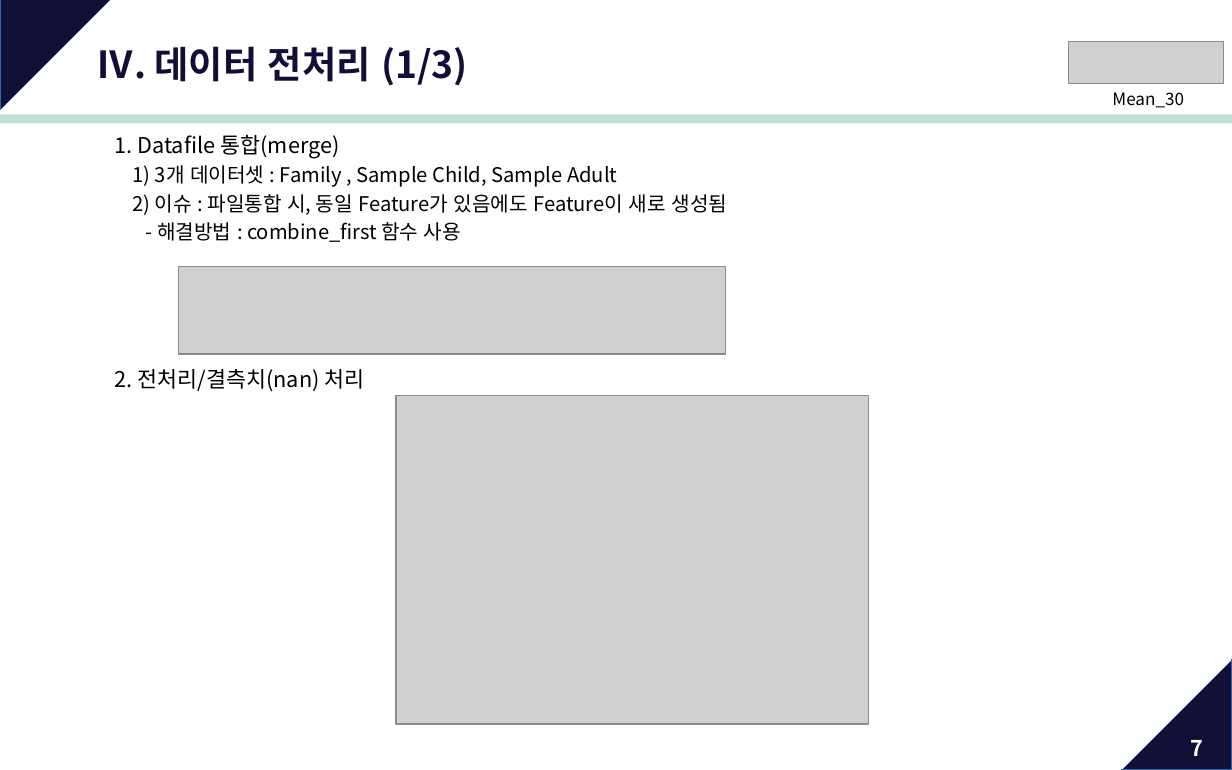
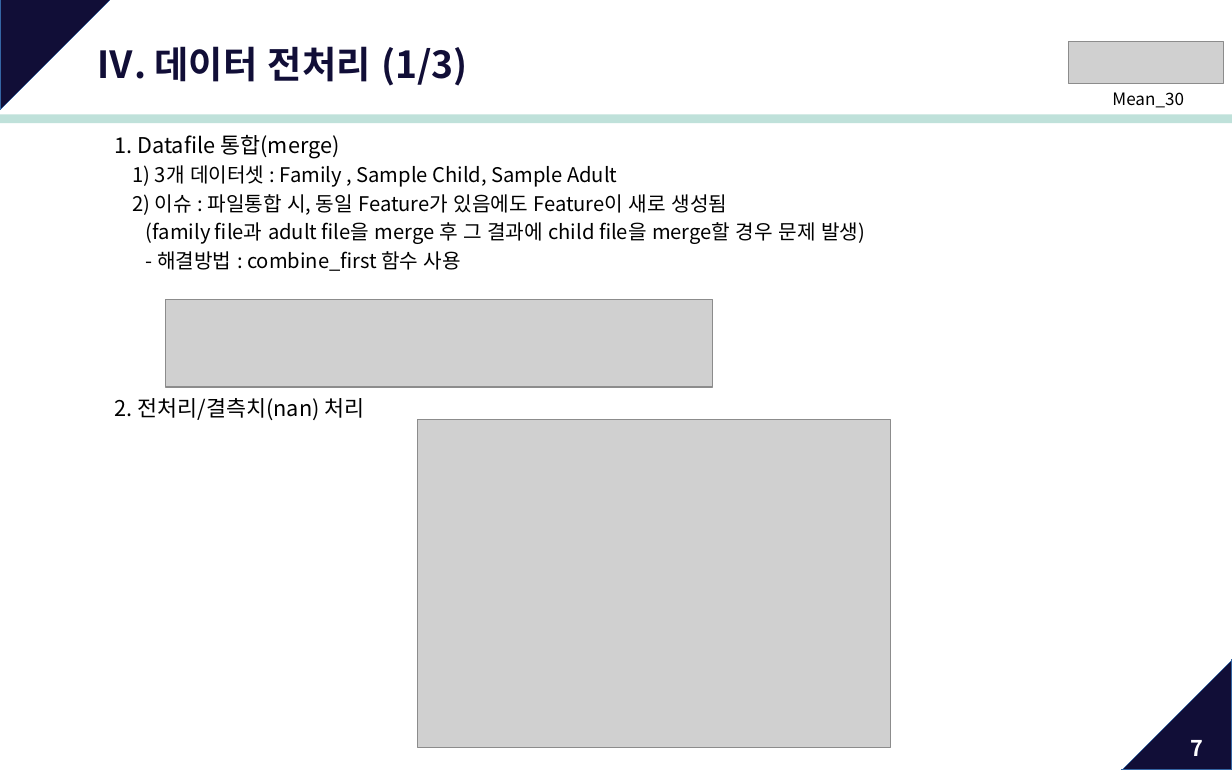
Before and after one commit to jinucho/K_digital_training, a slide deck: slide 7 of Mean_30/PPT)MLP_당뇨병 예측모델(W)_v9_240105.odp. Drawn at 1232x770 pixels with LibreOffice and Linux fonts; fonts in the diff are those of the drawing; grey boxes stand for pictures. Boxes give left, top, right and bottom in pixels: in the first picture for what was removed or moved away, otherwise in the second. Text is boxed around its words. In the diff, an @@ line names an element or a change of style, - is before the commit and + after.

```diff
--- a/Mean_30/PPT)MLP_당뇨병 예측모델(W)_v9_240105.odp
+++ b/Mean_30/PPT)MLP_당뇨병 예측모델(W)_v9_240105.odp
@@ text at [146,222,865,244]: paragraph added @@
+(family file과 adult file을 merge 후 그 결과에 child file을 merge할 경우 문제 발생)
@@ picture: place and size @@
-picture at [179,266,727,354]
+picture at [165,300,713,388]
@@ picture: place and size @@
-picture at [396,396,869,724]
+picture at [418,420,891,749]
```
Also in this commit, not shown: 4 other slides changed, 2 other files.
